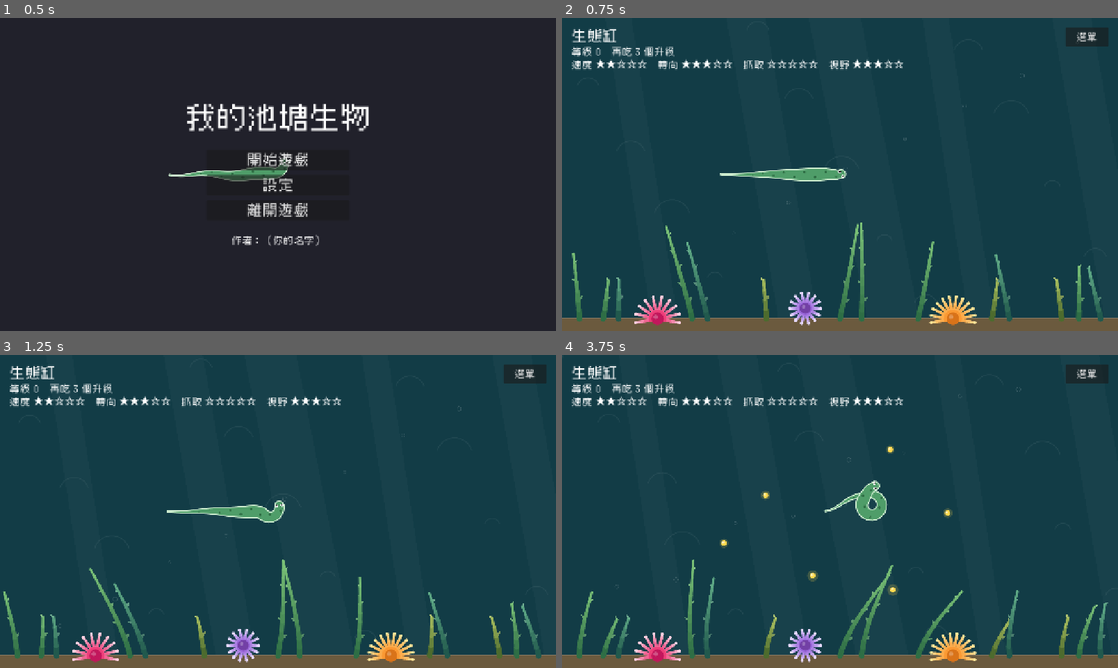
Above: before the commit, frames 1-4 (two rows, left to right).
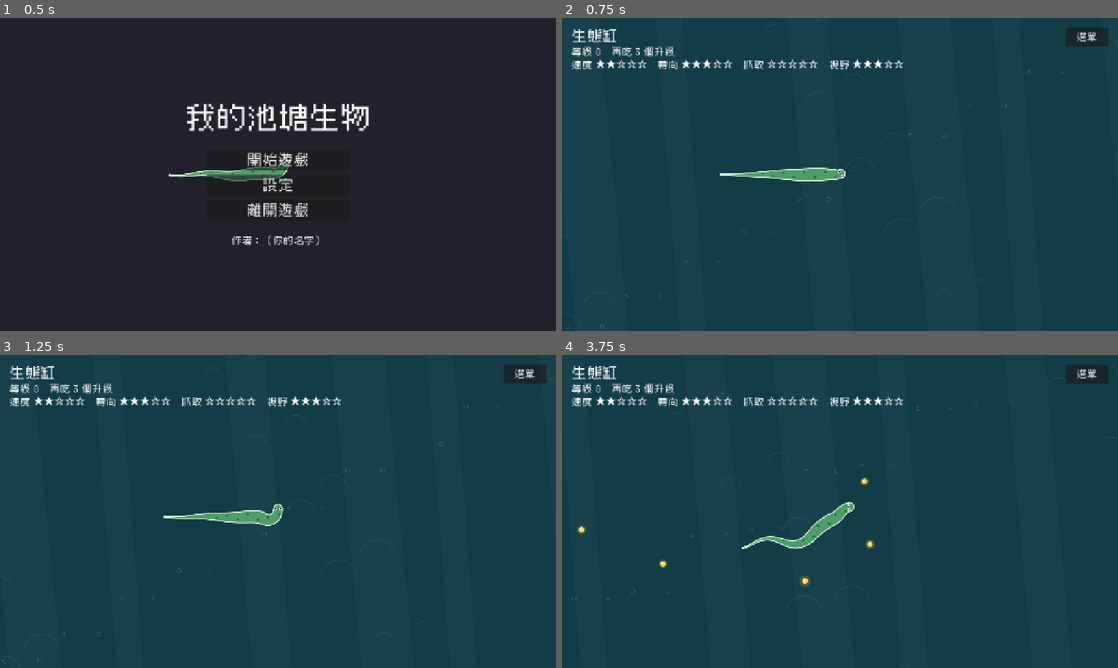
Above: after the commit, the same moments.

Repository: NTUT-NGDC/Procedural-Creature-Template
Game: Godot game, scene res://game/title_screen/title_screen.tscn
Same seed, same stepped clock (60 frames per second), same inputs: the game is played once before the commit and once after it.
Inputs (mouse positions are in pixels of both pictures, inside the frame that each line leads up to):
- Up to frame 1 (0.5 s): no input
- Up to frame 2 (0.75 s): click "開始遊戲" at 0.5 s
- Up to frame 3 (1.25 s): no input
- Up to frame 4 (3.75 s): tap Enter (ui_accept) at 1.25, 1.52, 1.82 s; move the mouse to (962, 495) at 1.27 s; hold D 1.28-2 s; tap Z at 1.35, 2.85 s; click (962, 495) at 1.42 s; drag from (728, 527) to (873, 492) at 2.02 s; move the mouse to (895, 442) at 2.77 s; hold D 2.78-3.5 s; click (895, 442) at 2.92 s; drag from (812, 574) to (673, 464) at 3.52 s

Frame 1 is identical in both runs. In frame 2, 7.5% of the frame differs, in the area x 0-100%, y 7-100%; in frame 3, 8.2%; in frame 4, 9.0%, in the area x 0-100%, y 10-100%.

Commit message:
N4 第一段：大地圖＋鏡頭
- 生態缸多了「地圖大小」（預設 2 × 2 個畫面），水、光、水紋、氣泡、沙地畫滿整張地圖
- 鏡頭跟著玩家、到地圖邊緣停住；生物、飼料不會出界
- 水草、海葵重新擺滿地圖底部
- 拿掉生物的「追玩家」「躲玩家」控制方式
- 測試加上大地圖、鏡頭

Co-Authored-By: Claude Opus 5.5 <noreply@anthropic.com>

Diff:
--- a/_system/sandbox/scripts/sandbox.gd
+++ b/_system/sandbox/scripts/sandbox.gd
@@ -9,7 +9,7 @@
 ## 設計檔放在這些資料夾的子資料夾裡（<名字>/design.tres）
 const DESIGN_FOLDERS: PackedStringArray = ["res://example/creatures/", "res://my_creature/"]
 ## 控制方式選單的文字，順序跟 Creature 的「控制方式」一樣
-const MODE_NAMES: PackedStringArray = ["玩家（滑鼠）", "玩家（WASD）", "漫遊", "追玩家", "躲玩家"]
+const MODE_NAMES: PackedStringArray = ["玩家（滑鼠）", "玩家（WASD）", "漫遊"]
 const FOOD_SCRIPT: GDScript = preload("res://_system/sandbox/scripts/sandbox_food.gd")
 ## 一開始放幾個食物
 const START_FOOD: int = 6
--- a/_system/tests/scripts/tank_test.gd
+++ b/_system/tests/scripts/tank_test.gd
@@ -1,6 +1,7 @@
 extends Node
 ## 生態缸的自動測試：
 ## 1. 開始：玩家生物照設計檔長出來、滑鼠控制，速度和頭的大小來自能力；水流照設定
+##    大地圖：玩家在地圖中央、鏡頭跟著玩家，到邊緣鏡頭停住、生物游不出地圖
 ## 2. 飼料：點一下放一個；最多 max_food 個；會往下沉、沉到底停住；缸裡會自己長（間隔 0 就不長）
 ## 3. 吃東西：頭碰到就吃掉；吃滿「升一級要吃幾個」才升級，升級後照長大方式變大
 ## 4. 水草：有水流時會歪；生物經過被撥開（點在身體外面），生物走了會站回來
@@ -20,6 +21,7 @@
 
 func _ready() -> void:
 	await _test_start()
+	await _test_world()
 	await _test_food()
 	await _test_eat_and_grow()
 	await _test_weed()
@@ -44,6 +46,28 @@
 	_expect(WaterFlow.strength == tank.flow_strength and WaterFlow.at(Vector2(300, 300)) != Vector2.ZERO, "水流強度照生態缸的設定（%.0f）" % WaterFlow.strength)
 	await _free(tank)
 	_expect(WaterFlow.strength == 0.0 and WaterFlow.at(Vector2(300, 300)) == Vector2.ZERO, "離開生態缸：水流歸零")
+
+
+func _test_world() -> void:
+	print("--- 大地圖 ---")
+	var tank: Tank = await _spawn({"world_size": Vector2(2560, 1440), "auto_food_interval": 0.0})
+	var player: Creature = tank.player
+	_expect(player.global_position.distance_to(Vector2(1280, 720)) < 50.0 and player.bounds == Rect2(0, 0, 2560, 1440), "玩家在地圖中央，範圍是整張地圖")
+	_expect(tank.camera != null and tank.camera.is_current(), "有跟著玩家的鏡頭")
+	player.set_process(false)  # 先停住，才不會跟著滑鼠跑掉
+	player.global_position = Vector2(1600, 900)
+	await _seconds(1.0)
+	_expect(tank.camera.get_screen_center_position().distance_to(player.global_position) < 20.0, "鏡頭跟著玩家走（差 %.0f 像素）" % tank.camera.get_screen_center_position().distance_to(player.global_position))
+	player.global_position = Vector2(2550, 1430)
+	await _seconds(1.0)
+	_expect(tank.camera.get_screen_center_position().is_equal_approx(Vector2(2560 - 640, 1440 - 360)), "玩家在角落：鏡頭停在地圖邊緣，看不到外面")
+	player.global_position = Vector2(3000, -100)
+	player.set_process(true)
+	await _frames(2)
+	_expect(Rect2(0, 0, 2560, 1440).grow(0.5).has_point(player.global_position), "生物游不出地圖")
+	tank.drop_food(Vector2(2500, 100))
+	_expect(tank.get_node("%Foods").get_child(0).max_x == 2560.0, "飼料的範圍是整張地圖")
+	await _free(tank)
 
 
 func _test_food() -> void:
@@ -115,6 +139,7 @@
 
 	WaterFlow.strength = 0.0
 	tank.flow_strength = 0.0
+	await _seconds(3.0)  # 等水草站回來，再讓生物鑽進去
 	var middle: Vector2 = weed.global_position + Vector2.UP.rotated(weed.lean) * weed.height * 0.6
 	tank.player.global_position = middle
 	tank.player.reset_pose()
--- a/game/creature_parts/scripts/creature.gd
+++ b/game/creature_parts/scripts/creature.gd
@@ -24,7 +24,7 @@
 const FLOW_DRIFT: float = 0.3
 
 ## 控制方式的編號，跟下面「控制方式」選單的順序一樣
-enum Mode { MOUSE, WASD, WANDER, CHASE, FLEE }
+enum Mode { MOUSE, WASD, WANDER }
 
 ## 設計檔：拖一份 design.tres 進來，身體和零件會自己長出來（不用自己加節點）。
 ## 自己長出來的節點不會存進場景檔，改了設計檔就會跟著變
@@ -35,8 +35,8 @@
 			apply_design()
 
 @export_group("動作")
-## 誰在控制這隻生物。漫遊、追玩家、躲玩家是電腦控制
-@export_enum("玩家（滑鼠）", "玩家（WASD）", "漫遊", "追玩家", "躲玩家") var control_mode: int = Mode.MOUSE:
+## 誰在控制這隻生物。漫遊是電腦控制
+@export_enum("玩家（滑鼠）", "玩家（WASD）", "漫遊") var control_mode: int = Mode.MOUSE:
 	set(value):
 		control_mode = value
 		_update_player_group()
@@ -44,8 +44,6 @@
 @export_range(0, 1000, 10) var speed: float = 240.0
 ## 轉向速度（度／秒）：越小轉彎越大、越像在游
 @export_range(30, 1080, 10, "radians_as_degrees") var turn_speed: float = deg_to_rad(270.0)
-## 偵測距離（像素）：電腦控制時，玩家多近會被發現
-@export_range(0, 1000, 10) var detect_range: float = 250.0
 
 @export_group("形狀")
 ## 頭的碰撞半徑（像素）：吃東西、被咬都用這個圓判斷
@@ -72,6 +70,8 @@
 ## 漫遊：多久之後換方向、要往哪個方向
 var _wander_timer: float = 0.0
 var _wander_angle: float = 0.0
+## 可以游的範圍（全局座標）。空的就是畫面範圍；生態缸會設成整張地圖
+var bounds: Rect2 = Rect2()
 ## 平衡資料：體型、能力的係數。空的就用預設的 balance.tres
 var balance: CreatureBalance
 ## 現在的形狀：設計檔照現在的等級長大後的樣子（CreatureGrowth.shape_at() 的結果）。沒有設計檔是 null
@@ -114,15 +114,10 @@
 		Mode.WASD:
 			var input: Vector2 = _read_wasd()
 			return {"angle": input.angle() if input != Vector2.ZERO else heading, "speed": speed if input != Vector2.ZERO else 0.0}
-		Mode.CHASE, Mode.FLEE:
-			var player: Creature = _find_player()
-			if player != null and global_position.distance_to(player.global_position) < detect_range:
-				var to_player: float = (player.global_position - global_position).angle()
-				return {"angle": to_player if control_mode == Mode.CHASE else to_player + PI, "speed": speed}
 	return {"angle": _wander(), "speed": speed * 0.6}
 
 
-## 轉向目標角度（每秒最多轉 turn_speed）、往前走，最後留在畫面裡
+## 轉向目標角度（每秒最多轉 turn_speed）、往前走，最後留在範圍裡
 func _steer(target_angle: float, target_speed: float, delta: float) -> void:
 	var max_turn: float = turn_speed * delta
 	heading += clampf(angle_difference(heading, target_angle), -max_turn, max_turn)
@@ -130,17 +125,17 @@
 	velocity = Vector2.from_angle(heading) * _current_speed
 	global_position += velocity * delta
 	global_position += WaterFlow.at(global_position) * FLOW_DRIFT * delta  # 被水流推一點點
-	var area: Rect2 = _get_screen_rect()
+	var area: Rect2 = get_bounds()
 	global_position = global_position.clamp(area.position, area.end)
 
 
-## 漫遊：每隔 1～3 秒隨機換個方向；靠近畫面邊緣就轉回中間
+## 漫遊：每隔 1～3 秒隨機換個方向；靠近邊緣就轉回中間
 func _wander() -> float:
 	_wander_timer -= get_process_delta_time()
 	if _wander_timer <= 0.0:
 		_wander_timer = randf_range(1.0, 3.0)
 		_wander_angle = heading + randf_range(-PI / 2.0, PI / 2.0)
-	var area: Rect2 = _get_screen_rect().grow(-80.0)
+	var area: Rect2 = get_bounds().grow(-80.0)
 	if not area.has_point(global_position):
 		_wander_angle = (area.get_center() - global_position).angle()
 	return _wander_angle
@@ -159,20 +154,10 @@
 	return input
 
 
-## 找最近的玩家生物（玩家控制的生物會自動加進 "player" 群組）
-func _find_player() -> Creature:
-	var nearest: Creature = null
-	for node: Node in get_tree().get_nodes_in_group("player"):
-		var other: Creature = node as Creature
-		if other == null or other == self:
-			continue
-		if nearest == null or global_position.distance_to(other.global_position) < global_position.distance_to(nearest.global_position):
-			nearest = other
-	return nearest
-
-
-## 畫面範圍（全局座標），有攝影機時跟著攝影機
-func _get_screen_rect() -> Rect2:
+## 可以游的範圍（全局座標）：有設定 bounds 就用它，不然是畫面範圍（有攝影機時跟著攝影機）
+func get_bounds() -> Rect2:
+	if bounds.has_area():
+		return bounds
 	return get_canvas_transform().affine_inverse() * get_viewport_rect()
 
 
--- a/game/tank/scripts/tank.gd
+++ b/game/tank/scripts/tank.gd
@@ -1,3 +1,4 @@
+@tool
 class_name Tank
 extends Node2D
 ## 生態缸：你的生物跟著滑鼠游，點一下放飼料，吃滿就升級，照長大方式長大。
@@ -5,6 +6,7 @@
 ##
 ## 玩家生物由標題畫面交過來（標題畫面的「玩家生物」欄位，拖自己的 design.tres）。
 ## 直接執行這個場景（F6）時用下面「玩家生物」欄位的設計檔。
+## 地圖比畫面大，鏡頭跟著玩家走。編輯器裡看到的那一整片水就是地圖範圍。
 ## 水草、海葵預先擺在 Plants 節點底下，可以在編輯器裡直接拖、加、刪（數量有上限）。
 ## 這個場景的設定由社長維護，社員不用改。
 
@@ -15,6 +17,12 @@
 @export var game_name: String = "生態缸"
 ## 玩家生物（設計檔）。從標題畫面開始時，會換成標題畫面設定的設計檔
 @export var player_design: CreatureDesign
+## 地圖大小（像素）：一個畫面是 1280 × 720。鏡頭跟著玩家走，到邊緣就停住
+@export var world_size: Vector2 = Vector2(2560, 1440):
+	set(value):
+		world_size = value.max(TankWater.SCREEN)  # 不能比一個畫面小
+		if is_node_ready():
+			_water.set("world_size", world_size)
 
 @export_group("食物")
 ## 場上最多幾個飼料
@@ -52,10 +60,15 @@
 
 ## 玩家的生物
 var player: Creature
+## 跟著玩家的鏡頭（執行時才建立）
+var camera: Camera2D
 var _food_timer: float = 0.0
 
 
 func _ready() -> void:
+	_water.set("world_size", world_size)
+	if Engine.is_editor_hint():
+		return  # 編輯器裡只畫水和水草，不開始遊戲
 	WaterFlow.strength = flow_strength
 	WaterFlow.wave_size = flow_wave_size
 	WaterFlow.speed = flow_speed
@@ -63,20 +76,27 @@
 	_water.set("background", background)
 	_play_music()
 	_limit_plants()
+	_create_camera()
 	_spawn_player()
 
 
 func _exit_tree() -> void:
-	WaterFlow.reset()  # 回到標題、工坊時是靜水
+	if not Engine.is_editor_hint():
+		WaterFlow.reset()  # 回到標題、工坊時是靜水
 
 
 func _process(delta: float) -> void:
+	if Engine.is_editor_hint():
+		return
 	_grow_food(delta)
 	_eat_food()
+	_follow_player()
 	_update_hud()
 
 
 func _unhandled_input(event: InputEvent) -> void:
+	if Engine.is_editor_hint():
+		return
 	var click: InputEventMouseButton = event as InputEventMouseButton
 	if click != null and click.pressed and click.button_index == MOUSE_BUTTON_LEFT:
 		drop_food(get_global_mouse_position())
@@ -93,8 +113,39 @@
 	player.name = "Player"
 	player.design = player_design
 	player.control_mode = Creature.Mode.MOUSE
-	player.position = TankWater.screen_size() / 2.0
+	player.position = world_size / 2.0
+	player.bounds = world_rect()
 	_creatures.add_child(player)
+	camera.global_position = player.global_position
+	camera.reset_smoothing()
+
+
+# ---------------------------------------------------------------- 地圖、鏡頭
+
+
+## 整張地圖的範圍（全局座標）
+func world_rect() -> Rect2:
+	return Rect2(Vector2.ZERO, world_size)
+
+
+## 鏡頭：跟著玩家，到地圖邊緣就停住（看不到地圖外面）
+func _create_camera() -> void:
+	camera = Camera2D.new()
+	camera.name = "Camera"
+	camera.limit_left = 0
+	camera.limit_top = 0
+	camera.limit_right = int(world_size.x)
+	camera.limit_bottom = int(world_size.y)
+	camera.position = world_size / 2.0
+	camera.position_smoothing_enabled = true
+	camera.position_smoothing_speed = 6.0
+	add_child(camera)
+	camera.make_current()
+
+
+func _follow_player() -> void:
+	if player != null:
+		camera.global_position = player.global_position
 
 
 # ---------------------------------------------------------------- 食物
@@ -107,21 +158,20 @@
 	var food := Food.new()
 	food.color = food_color
 	food.floor_y = floor_y()
-	food.max_x = TankWater.screen_size().x
+	food.max_x = world_size.x
 	food.position = at
 	_foods.add_child(food)
 	return true
 
 
-## 缸裡自己長食物：每隔一段時間，在隨機的地方冒出一個
+## 缸裡自己長食物：每隔一段時間，在地圖上隨機的地方冒出一個
 func _grow_food(delta: float) -> void:
 	if auto_food_interval <= 0.0:
 		return
 	_food_timer += delta
 	while _food_timer >= auto_food_interval:
 		_food_timer -= auto_food_interval
-		var size: Vector2 = TankWater.screen_size()
-		drop_food(Vector2(randf_range(40.0, size.x - 40.0), randf_range(40.0, floor_y() - 40.0)))
+		drop_food(Vector2(randf_range(40.0, world_size.x - 40.0), randf_range(40.0, floor_y() - 40.0)))
 
 
 ## 頭碰到飼料就吃掉（每隻生物都一樣，之後的 NPC 也用這個）
@@ -140,7 +190,7 @@
 
 ## 地板的高度（全局 y）：飼料沉到這裡停
 func floor_y() -> float:
-	return TankWater.screen_size().y - float(_water.get("sand_height")) - Food.RADIUS
+	return world_size.y - float(_water.get("sand_height")) - Food.RADIUS
 
 
 # ---------------------------------------------------------------- 其他
--- a/game/tank/scripts/tank_water.gd
+++ b/game/tank/scripts/tank_water.gd
@@ -2,7 +2,16 @@
 class_name TankWater
 extends Node2D
 ## 生態缸的水：底色、從上面照下來的光、慢慢飄的水紋、往上冒的氣泡，最下面是沙地。
-## 放了背景圖就畫背景圖。顏色和背景圖由生態缸（Tank）的「外觀」屬性設定。
+## 畫滿整張地圖（大小、顏色、背景圖都由生態缸 Tank 的屬性設定）。放了背景圖就把圖拉滿整張地圖。
+
+## 一個畫面的大小，用來決定光、水紋、氣泡要畫幾個（地圖越大畫越多）
+const SCREEN: Vector2 = Vector2(1280, 720)
+
+## 地圖大小（像素）
+@export var world_size: Vector2 = SCREEN:
+	set(value):
+		world_size = value
+		queue_redraw()
 
 ## 水的顏色
 @export var water_color: Color = Color("#123c46"):
@@ -35,13 +44,8 @@
 	queue_redraw()
 
 
-## 畫面大小（1280 × 720）
-static func screen_size() -> Vector2:
-	return Vector2(ProjectSettings.get_setting("display/window/size/viewport_width"), ProjectSettings.get_setting("display/window/size/viewport_height"))
-
-
 func _draw() -> void:
-	var size: Vector2 = screen_size()
+	var size: Vector2 = world_size
 	if background != null:
 		draw_texture_rect(background, Rect2(Vector2.ZERO, size), false)
 	else:
@@ -56,8 +60,9 @@
 
 ## 光：幾道從水面斜斜照下來的淡淡光柱，慢慢晃
 func _draw_light(size: Vector2) -> void:
-	for i: int in 5:
-		var x: float = size.x * (i + 0.5) / 5.0 + sin(_time * 0.3 + i * 1.7) * 40.0
+	var count: int = ceili(5.0 * size.x / SCREEN.x)
+	for i: int in count:
+		var x: float = size.x * (i + 0.5) / count + sin(_time * 0.3 + i * 1.7) * 40.0
 		var width: float = 60.0 + (i % 3) * 30.0
 		draw_colored_polygon(PackedVector2Array([Vector2(x - width / 2, 0), Vector2(x + width / 2, 0), Vector2(x + width + 80, size.y), Vector2(x + 80, size.y)]), Color(1, 1, 1, 0.025))
 
@@ -65,7 +70,7 @@
 ## 水紋：十幾個淡淡的弧線，慢慢往右飄
 func _draw_ripples(size: Vector2) -> void:
 	var ripple_color: Color = Color(water_color.lightened(0.5), 0.12)
-	for i: int in 14:
+	for i: int in _count_for(size, 14):
 		var x: float = fposmod(i * 97.3 + _time * 8.0 * (1 + i % 3), size.x + 80.0) - 40.0
 		var y: float = fposmod(i * 153.1, size.y) + sin(_time * 0.4 + i) * 12.0
 		var radius: float = 18.0 + (i % 4) * 8.0
@@ -75,7 +80,12 @@
 ## 氣泡：小圓圈從下面慢慢往上冒，左右晃
 func _draw_bubbles(size: Vector2) -> void:
 	var bubble_color: Color = Color(1, 1, 1, 0.15)
-	for i: int in 10:
+	for i: int in _count_for(size, 10):
 		var y: float = size.y - fposmod(_time * 18.0 * (1 + i % 2) + i * 73.0, size.y + 20.0)
 		var x: float = fposmod(i * 131.7, size.x) + sin(_time * 1.3 + i) * 6.0
 		draw_arc(Vector2(x, y), 3.0 + (i % 3), 0.0, TAU, 12, bubble_color, 1.0, true)
+
+
+## 一個畫面畫 per_screen 個，地圖越大畫越多
+func _count_for(size: Vector2, per_screen: int) -> int:
+	return ceili(per_screen * size.x * size.y / (SCREEN.x * SCREEN.y))
--- a/game/tank/tank.tscn
+++ b/game/tank/tank.tscn
@@ -20,7 +20,7 @@
 unique_name_in_owner = true
 
 [node name="Weed1" type="Node2D" parent="Plants"]
-position = Vector2(40, 692)
+position = Vector2(80, 1412)
 script = ExtResource("6_weed")
 height = 150.0
 segment_count = 7
@@ -29,7 +29,7 @@
 tip_color = Color(0.5, 0.78, 0.48, 1)
 
 [node name="Weed2" type="Node2D" parent="Plants"]
-position = Vector2(95, 692)
+position = Vector2(190, 1412)
 script = ExtResource("6_weed")
 height = 90.0
 segment_count = 4
@@ -38,7 +38,7 @@
 tip_color = Color(0.5, 0.78, 0.48, 1)
 
 [node name="Weed3" type="Node2D" parent="Plants"]
-position = Vector2(130, 692)
+position = Vector2(260, 1412)
 script = ExtResource("6_weed")
 height = 90.0
 segment_count = 4
@@ -47,7 +47,7 @@
 tip_color = Color(0.4, 0.7, 0.55, 1)
 
 [node name="Weed4" type="Node2D" parent="Plants"]
-position = Vector2(300, 692)
+position = Vector2(600, 1412)
 script = ExtResource("6_weed")
 height = 220.0
 segment_count = 11
@@ -56,7 +56,7 @@
 tip_color = Color(0.5, 0.78, 0.48, 1)
 
 [node name="Weed5" type="Node2D" parent="Plants"]
-position = Vector2(335, 692)
+position = Vector2(670, 1412)
 script = ExtResource("6_weed")
 height = 180.0
 segment_count = 9
@@ -65,7 +65,7 @@
 tip_color = Color(0.4, 0.7, 0.55, 1)
 
 [node name="Weed6" type="Node2D" parent="Plants"]
-position = Vector2(470, 692)
+position = Vector2(940, 1412)
 script = ExtResource("6_weed")
 height = 90.0
 segment_count = 4
@@ -74,7 +74,7 @@
 tip_color = Color(0.72, 0.8, 0.4, 1)
 
 [node name="Weed7" type="Node2D" parent="Plants"]
-position = Vector2(640, 692)
+position = Vector2(1280, 1412)
 script = ExtResource("6_weed")
 height = 220.0
 segment_count = 11
@@ -83,7 +83,7 @@
 tip_color = Color(0.5, 0.78, 0.48, 1)
 
 [node name="Weed8" type="Node2D" parent="Plants"]
-position = Vector2(690, 692)
+position = Vector2(1380, 1412)
 script = ExtResource("6_weed")
 height = 220.0
 segment_count = 11
@@ -92,7 +92,7 @@
 tip_color = Color(0.5, 0.78, 0.48, 1)
 
 [node name="Weed9" type="Node2D" parent="Plants"]
-position = Vector2(820, 692)
+position = Vector2(1640, 1412)
 script = ExtResource("6_weed")
 height = 180.0
 segment_count = 9
@@ -101,7 +101,7 @@
 tip_color = Color(0.5, 0.78, 0.48, 1)
 
 [node name="Weed10" type="Node2D" parent="Plants"]
-position = Vector2(990, 692)
+position = Vector2(1980, 1412)
 script = ExtResource("6_weed")
 height = 90.0
 segment_count = 4
@@ -110,7 +110,7 @@
 tip_color = Color(0.72, 0.8, 0.4, 1)
 
 [node name="Weed11" type="Node2D" parent="Plants"]
-position = Vector2(1030, 692)
+position = Vector2(2060, 1412)
 script = ExtResource("6_weed")
 height = 150.0
 segment_count = 7
@@ -119,7 +119,7 @@
 tip_color = Color(0.4, 0.7, 0.55, 1)
 
 [node name="Weed12" type="Node2D" parent="Plants"]
-position = Vector2(1150, 692)
+position = Vector2(2300, 1412)
 script = ExtResource("6_weed")
 height = 90.0
 segment_count = 4
@@ -128,7 +128,7 @@
 tip_color = Color(0.72, 0.8, 0.4, 1)
 
 [node name="Weed13" type="Node2D" parent="Plants"]
-position = Vector2(1190, 692)
+position = Vector2(2380, 1412)
 script = ExtResource("6_weed")
 height = 120.0
 segment_count = 6
@@ -137,7 +137,7 @@
 tip_color = Color(0.5, 0.78, 0.48, 1)
 
 [node name="Weed14" type="Node2D" parent="Plants"]
-position = Vector2(1240, 692)
+position = Vector2(2480, 1412)
 script = ExtResource("6_weed")
 height = 120.0
 segment_count = 6
@@ -146,7 +146,7 @@
 tip_color = Color(0.4, 0.7, 0.55, 1)
 
 [node name="Anemone1" type="Node2D" parent="Plants"]
-position = Vector2(220, 692)
+position = Vector2(440, 1412)
 script = ExtResource("7_anemone")
 arm_count = 10
 fan_angle = 3.49
@@ -155,7 +155,7 @@
 arm_tip_color = Color(1, 0.82, 0.88, 1)
 
 [node name="Anemone2" type="Node2D" parent="Plants"]
-position = Vector2(900, 692)
+position = Vector2(1800, 1412)
 script = ExtResource("7_anemone")
 arm_count = 12
 fan_angle = 3.49
@@ -164,7 +164,162 @@
 arm_tip_color = Color(1, 0.9, 0.6, 1)
 
 [node name="Anemone3" type="Node2D" parent="Plants"]
-position = Vector2(560, 668)
+position = Vector2(1120, 1388)
+script = ExtResource("7_anemone")
+arm_count = 14
+arm_length = 26.0
+body_radius = 12.0
+fan_angle = 6.2831855
+body_color = Color(0.45, 0.25, 0.65, 1)
+arm_base_color = Color(0.6, 0.4, 0.85, 1)
+arm_tip_color = Color(0.9, 0.85, 1, 1)
+
+[node name="Weed15" type="Node2D" parent="Plants"]
+position = Vector2(128, 1412)
+script = ExtResource("6_weed")
+height = 90.0
+segment_count = 4
+lean = 0.042
+base_color = Color(0.18, 0.43, 0.27, 1)
+tip_color = Color(0.5, 0.78, 0.48, 1)
+
+[node name="Weed16" type="Node2D" parent="Plants"]
+position = Vector2(238, 1412)
+script = ExtResource("6_weed")
+height = 220.0
+segment_count = 11
+lean = -0.129
+base_color = Color(0.18, 0.43, 0.27, 1)
+tip_color = Color(0.5, 0.78, 0.48, 1)
+
+[node name="Weed17" type="Node2D" parent="Plants"]
+position = Vector2(308, 1412)
+script = ExtResource("6_weed")
+height = 220.0
+segment_count = 11
+lean = -0.033
+base_color = Color(0.13, 0.35, 0.3, 1)
+tip_color = Color(0.4, 0.7, 0.55, 1)
+
+[node name="Weed18" type="Node2D" parent="Plants"]
+position = Vector2(648, 1412)
+script = ExtResource("6_weed")
+height = 180.0
+segment_count = 9
+lean = 0.185
+base_color = Color(0.18, 0.43, 0.27, 1)
+tip_color = Color(0.5, 0.78, 0.48, 1)
+
+[node name="Weed19" type="Node2D" parent="Plants"]
+position = Vector2(718, 1412)
+script = ExtResource("6_weed")
+height = 90.0
+segment_count = 4
+lean = 0.172
+base_color = Color(0.13, 0.35, 0.3, 1)
+tip_color = Color(0.4, 0.7, 0.55, 1)
+
+[node name="Weed20" type="Node2D" parent="Plants"]
+position = Vector2(988, 1412)
+script = ExtResource("6_weed")
+height = 150.0
+segment_count = 7
+lean = 0.030
+base_color = Color(0.3, 0.42, 0.18, 1)
+tip_color = Color(0.72, 0.8, 0.4, 1)
+
+[node name="Weed21" type="Node2D" parent="Plants"]
+position = Vector2(1328, 1412)
+script = ExtResource("6_weed")
+height = 90.0
+segment_count = 4
+lean = -0.179
+base_color = Color(0.18, 0.43, 0.27, 1)
+tip_color = Color(0.5, 0.78, 0.48, 1)
+
+[node name="Weed22" type="Node2D" parent="Plants"]
+position = Vector2(1428, 1412)
+script = ExtResource("6_weed")
+height = 120.0
+segment_count = 6
+lean = -0.031
+base_color = Color(0.18, 0.43, 0.27, 1)
+tip_color = Color(0.5, 0.78, 0.48, 1)
+
+[node name="Weed23" type="Node2D" parent="Plants"]
+position = Vector2(1688, 1412)
+script = ExtResource("6_weed")
+height = 120.0
+segment_count = 6
+lean = -0.190
+base_color = Color(0.18, 0.43, 0.27, 1)
+tip_color = Color(0.5, 0.78, 0.48, 1)
+
+[node name="Weed24" type="Node2D" parent="Plants"]
+position = Vector2(2028, 1412)
+script = ExtResource("6_weed")
+height = 150.0
+segment_count = 7
+lean = -0.143
+base_color = Color(0.3, 0.42, 0.18, 1)
+tip_color = Color(0.72, 0.8, 0.4, 1)
+
+[node name="Weed25" type="Node2D" parent="Plants"]
+position = Vector2(2108, 1412)
+script = ExtResource("6_weed")
+height = 90.0
+segment_count = 4
+lean = 0.142
+base_color = Color(0.13, 0.35, 0.3, 1)
+tip_color = Color(0.4, 0.7, 0.55, 1)
+
+[node name="Weed26" type="Node2D" parent="Plants"]
+position = Vector2(2348, 1412)
+script = ExtResource("6_weed")
+height = 90.0
+segment_count = 4
+lean = 0.077
+base_color = Color(0.3, 0.42, 0.18, 1)
+tip_color = Color(0.72, 0.8, 0.4, 1)
+
+[node name="Weed27" type="Node2D" parent="Plants"]
+position = Vector2(2428, 1412)
+script = ExtResource("6_weed")
+height = 220.0
+segment_count = 11
+lean = -0.033
+base_color = Color(0.18, 0.43, 0.27, 1)
+tip_color = Color(0.5, 0.78, 0.48, 1)
+
+[node name="Weed28" type="Node2D" parent="Plants"]
+position = Vector2(2528, 1412)
+script = ExtResource("6_weed")
+height = 180.0
+segment_count = 9
+lean = 0.161
+base_color = Color(0.13, 0.35, 0.3, 1)
+tip_color = Color(0.4, 0.7, 0.55, 1)
+
+[node name="Anemone4" type="Node2D" parent="Plants"]
+position = Vector2(1720, 1412)
+script = ExtResource("7_anemone")
+arm_count = 10
+fan_angle = 3.49
+body_color = Color(0.76, 0.09, 0.36, 1)
+arm_base_color = Color(0.93, 0.25, 0.48, 1)
+arm_tip_color = Color(1, 0.82, 0.88, 1)
+
+[node name="Anemone5" type="Node2D" parent="Plants"]
+position = Vector2(520, 1412)
+script = ExtResource("7_anemone")
+arm_count = 12
+fan_angle = 3.49
+body_color = Color(0.85, 0.45, 0.1, 1)
+arm_base_color = Color(0.98, 0.6, 0.2, 1)
+arm_tip_color = Color(1, 0.9, 0.6, 1)
+
+[node name="Anemone6" type="Node2D" parent="Plants"]
+position = Vector2(2400, 1388)
 script = ExtResource("7_anemone")
 arm_count = 14
 arm_length = 26.0
